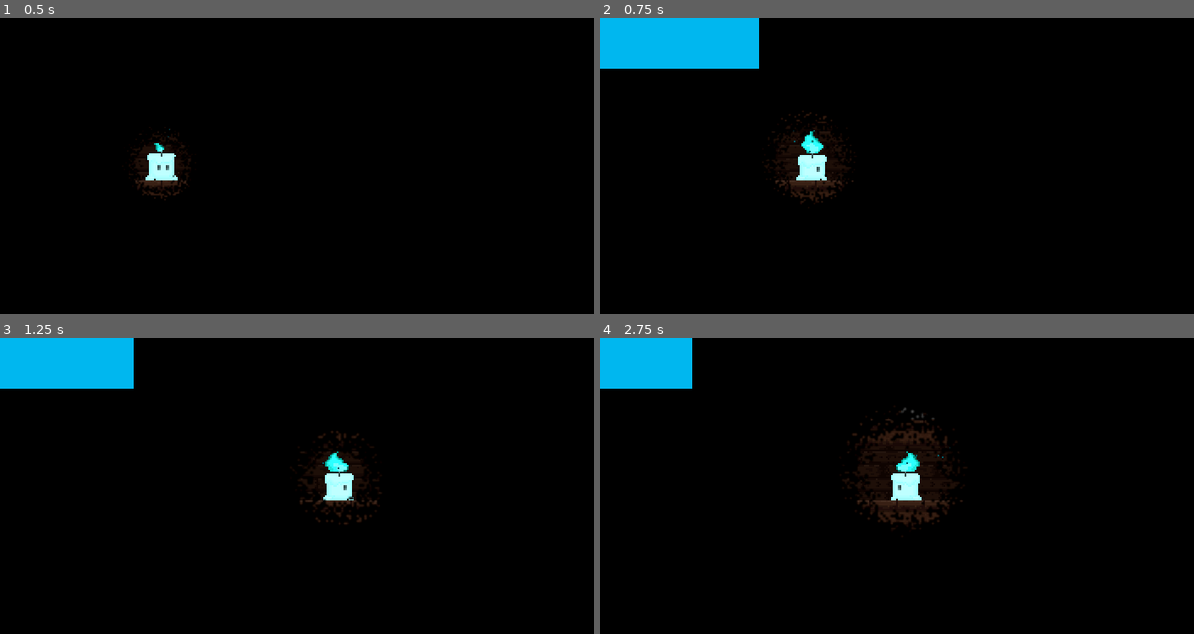
Above: before the commit, frames 1-4 (two rows, left to right).
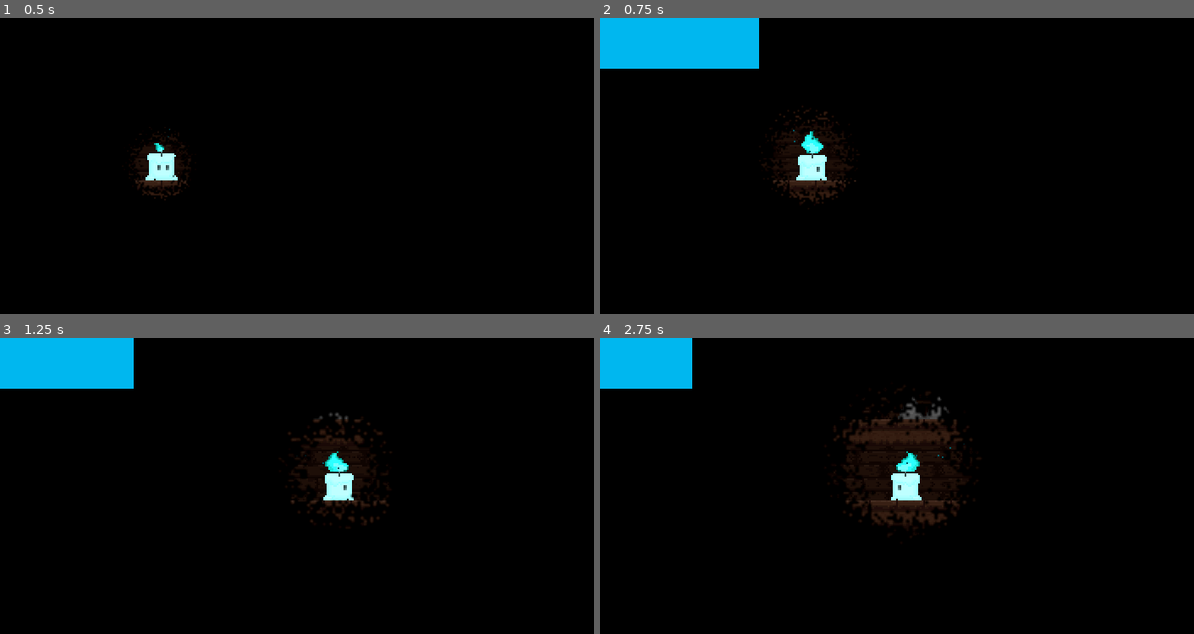
Above: after the commit, the same moments.

Repository: UlricBon/Unseen-Forces
Game: Godot game, scene res://Scene/level6.tscn
Same seed, same stepped clock (60 frames per second), same inputs: the game is played once before the commit and once after it. This scene is started directly instead of the project's main scene.
Inputs:
- Up to frame 1 (0.5 s): no input
- Up to frame 2 (0.75 s): hold D (Right) from 0.53 s (still down); hold Space (Interact) from 0.53 s (still down)
- Up to frame 3 (1.25 s): keep holding D (Right); keep holding Space (Interact); tap W (Jump) at 0.77 s
- Up to frame 4 (2.75 s): release Space (Interact) at 1.28 s; tap Space (Interact) at 1.35 s; tap W (Jump) at 1.52 s; release D (Right) at 2.03 s; hold A (Left) from 2.03 s (still down); hold Space (Interact) from 2.03 s (still down)

Frame 1 is identical in both runs. In frame 2, 0.3% of the frame differs, in the area x 27-44%, y 29-63%; in frame 3, 0.7%; in frame 4, 1.5%, in the area x 39-65%, y 17-68%.
Error before the commit: Parse Error: Cannot use shorthand "get_node()" notation ("$") on a class that isn't a node. (res://Scripts/GameManagerLevel6.gd:2)

Commit message:
asfafa

Diff:
--- a/Scene/enemyFast.tscn
+++ b/Scene/enemyFast.tscn
@@ -1,6 +1,6 @@
 [gd_scene load_steps=14 format=3 uid="uid://cyq8pgxd3s6xs"]
 
-[ext_resource type="Script" path="res://Scripts/enemy.gd" id="1_qnhq1"]
+[ext_resource type="Script" path="res://Scripts/enemyFast.gd" id="1_1vhi4"]
 [ext_resource type="Texture2D" uid="uid://u8ub8x0x3m78" path="res://assets/sprites/slime_purple.png" id="2_7eeys"]
 [ext_resource type="PackedScene" uid="uid://cc4nn2j4odg13" path="res://Scene/kill_zone.tscn" id="3_ws36y"]
 
@@ -72,7 +72,7 @@
 size = Vector2(12, 12)
 
 [node name="Enemy" type="Node2D"]
-script = ExtResource("1_qnhq1")
+script = ExtResource("1_1vhi4")
 
 [node name="AnimatedSprite2D" type="AnimatedSprite2D" parent="."]
 sprite_frames = SubResource("SpriteFrames_67ott")
--- a/Scene/level2.tscn
+++ b/Scene/level2.tscn
@@ -1505,7 +1505,7 @@
 sources/2 = SubResource("TileSetAtlasSource_jid3h")
 sources/0 = SubResource("TileSetAtlasSource_qvn2o")
 
-[node name="Game" type="Node2D"]
+[node name="Game2" type="Node2D"]
 position = Vector2(303, 257)
 
 [node name="GameManagerLevel2" type="Node" parent="."]
--- a/Scene/level3.tscn
+++ b/Scene/level3.tscn
@@ -1506,7 +1506,7 @@
 sources/2 = SubResource("TileSetAtlasSource_jid3h")
 sources/0 = SubResource("TileSetAtlasSource_qvn2o")
 
-[node name="Game" type="Node2D"]
+[node name="Game2" type="Node2D"]
 position = Vector2(303, 257)
 
 [node name="GameManagerLevel3" type="Node" parent="."]
--- a/Scene/level4.tscn
+++ b/Scene/level4.tscn
@@ -1507,7 +1507,7 @@
 sources/2 = SubResource("TileSetAtlasSource_jid3h")
 sources/0 = SubResource("TileSetAtlasSource_qvn2o")
 
-[node name="Game" type="Node2D"]
+[node name="Game2" type="Node2D"]
 position = Vector2(303, 257)
 
 [node name="GameManagerLevel4" type="Node" parent="."]
--- a/Scene/level5.tscn
+++ b/Scene/level5.tscn
@@ -1611,7 +1611,7 @@
 "platform4": SubResource("Animation_ib0ca")
 }
 
-[node name="Game" type="Node2D"]
+[node name="Game2" type="Node2D"]
 position = Vector2(303, 257)
 
 [node name="GameManagerLevel5" type="Node" parent="."]
--- a/Scene/level6.tscn
+++ b/Scene/level6.tscn
@@ -1683,4 +1683,3 @@
 script = ExtResource("14_xfgpu")
 
 [node name="Enemy" parent="." instance=ExtResource("13_if4oh")]
-position = Vector2(-24, -61)
--- a/Scene/level8.tscn
+++ b/Scene/level8.tscn
@@ -1,6 +1,6 @@
 [gd_scene load_steps=19 format=3 uid="uid://4d4xrtlelfw"]
 
-[ext_resource type="Script" path="res://Scripts/GameManagerLevel6.gd" id="1_pbdqd"]
+[ext_resource type="Script" path="res://Scripts/GameManagerLevel8.gd" id="1_ujomf"]
 [ext_resource type="Texture2D" uid="uid://c4octcr4pxqhl" path="res://assets/tiles/wooden_tileset_2.png" id="2_nxh4e"]
 [ext_resource type="Texture2D" uid="uid://bvaax6j0lf3q6" path="res://assets/tiles/wood_bg.png" id="3_dhd4a"]
 [ext_resource type="Texture2D" uid="uid://ttna23xdkl5g" path="res://assets/tiles/wood_tileset.png" id="4_or6pf"]
@@ -1510,8 +1510,8 @@
 [node name="Game" type="Node2D"]
 position = Vector2(303, 257)
 
-[node name="GameManagerLevel6" type="Node" parent="."]
-script = ExtResource("1_pbdqd")
+[node name="GameManagerLevel8" type="Node" parent="."]
+script = ExtResource("1_ujomf")
 
 [node name="TileMap" type="TileMap" parent="."]
 position = Vector2(1, -1)
--- a/Scripts/GameManagerLevel6.gd
+++ b/Scripts/GameManagerLevel6.gd
@@ -1,3 +1,4 @@
+extends Node
 
 @onready var torch_scene = $"../Torch/TorchScene"
 @onready var torch_scene_2 = $"../Torch/TorchScene2"
--- /dev/null
+++ b/Scripts/GameManagerLevel8.gd
@@ -0,0 +1,13 @@
+extends Node
+
+@onready var torch_scene = $"../Torch/TorchScene"
+@onready var torch_scene_2 = $"../Torch/TorchScene2"
+@onready var torch_scene_3 = $"../Torch/TorchScene3"
+@onready var torch_scene_4 = $"../Torch/TorchScene4"
+@onready var torch_scene_5 = $"../Torch/TorchScene5"
+
+var allTorchLit = false
+
+func _process(delta):
+	if torch_scene.isLit and torch_scene_2.isLit and torch_scene_3.isLit and torch_scene_4.isLit and torch_scene_5.isLit:
+		allTorchLit = true
--- /dev/null
+++ b/Scripts/enemyFast.gd
@@ -0,0 +1,27 @@
+extends Node2D
+
+const speed = 100
+var direction = -1
+
+@onready var ray_cast_right = $RayCastRight
+@onready var ray_cast_left = $RayCastLeft
+@onready var animated_sprite_2d = $AnimatedSprite2D
+@onready var ray_cast_ground_right = $RayCastGroundRight
+@onready var ray_cast_ground_left = $RayCastGroundLeft
+
+
+func _process(delta):
+
+	if ray_cast_right.is_colliding():
+		direction = -1
+		animated_sprite_2d.flip_h = true
+	if ray_cast_left.is_colliding():
+		direction = 1
+		animated_sprite_2d.flip_h = false
+	if direction == 1 and not ray_cast_ground_right.is_colliding():
+		direction = -1
+		animated_sprite_2d.flip_h = true
+	if direction == -1 and not ray_cast_ground_left.is_colliding():
+		direction = 1
+		animated_sprite_2d.flip_h = false
+	position.x += direction * speed * delta
--- a/Scripts/player.gd
+++ b/Scripts/player.gd
@@ -59,7 +59,7 @@
 
 	if lightBool:
 		lightBool = true
-		light.light_scale *= 1.01
+		light.light_scale *= 1.015
 		light.offset.y *= 1.0175
 		if is_on_floor():
 			if direction == 0:
Not shown: 1 places in Scene/level4.tscn that only renumber resources
Not shown: 1 places in Scene/level5.tscn that only renumber resources
Not shown: 1 places in Scene/level8.tscn that only renumber resources
Not shown: 1 places in Scene/torch/torch_scene.tscn that only renumber resources
